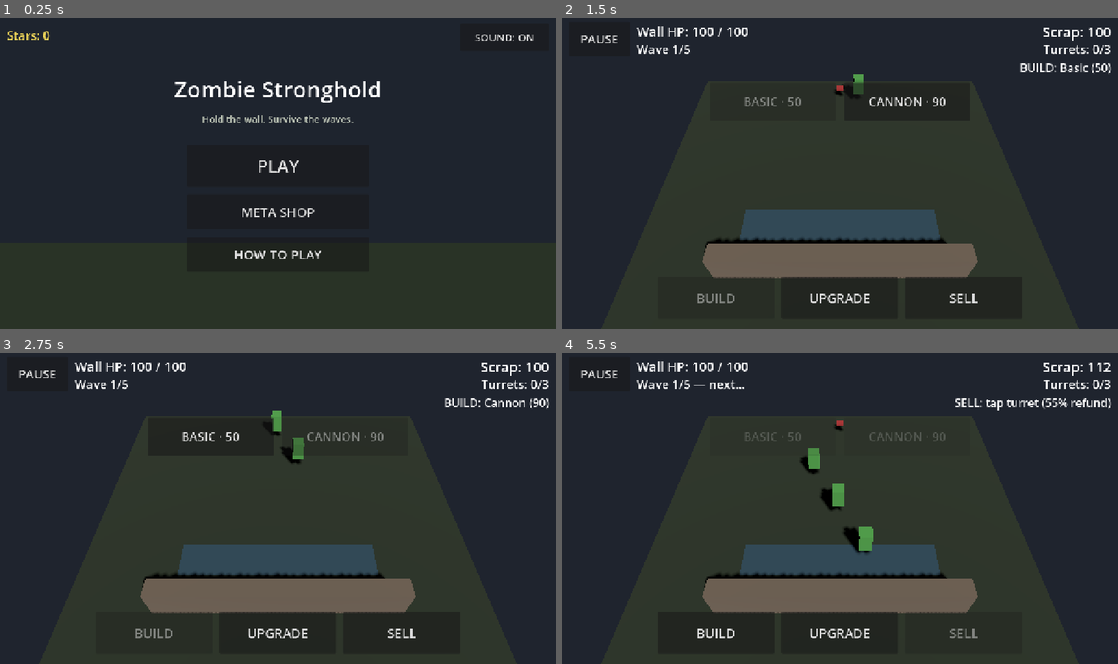
Above: before the commit, frames 1-4 (two rows, left to right).
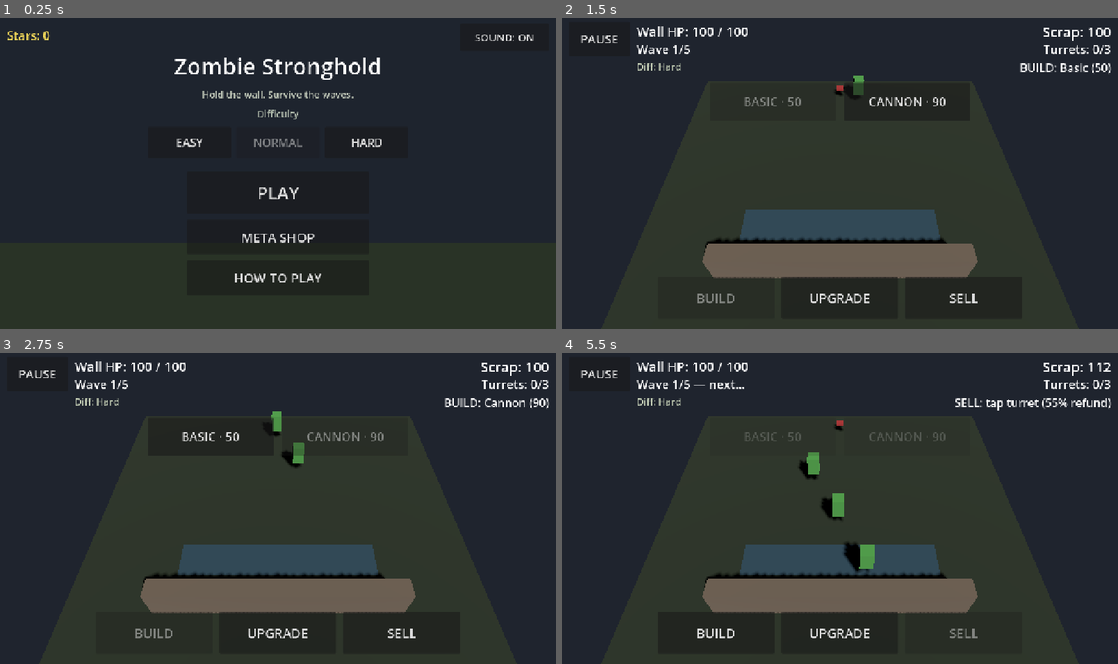
Above: after the commit, the same moments.

Repository: moistrenko/Zombie-Stronghold
Game: Godot game, scene res://scenes/menus/main_menu.tscn
Two runs of this game, one before a commit and one after it. Both use one fixed random seed, a clock stepped at 60 frames per second and the inputs below.
Inputs (mouse positions are in pixels of both pictures, inside the frame that each line leads up to):
- Up to frame 1 (0.25 s): no input
- Up to frame 2 (1.5 s): click (928, 142) at 0.5 s, where only the run after the commit has a clickable "HARD"; click "PLAY" at 1.25 s
- Up to frame 3 (2.75 s): click "CANNON · 90" at 2 s
- Up to frame 4 (5.5 s): click "BASIC · 50" at 2.75 s; click "UPGRADE" at 3.5 s; click "BUILD" at 4.25 s; click "SELL" at 5 s

The runs differ from the first frame. In frame 1, 3.4% of the frame differs, in the area x 31-69%, y 12-86%; in frame 2, 0.1%; in frame 3, 0.2%; in frame 4, 1.1%.

Commit message:
update logic

Diff:
--- a/project.godot
+++ b/project.godot
@@ -19,21 +19,28 @@
 run/main_scene="res://scenes/menus/main_menu.tscn"
 config/features=PackedStringArray("4.7", "Mobile")
 config/icon="res://icon.svg"
+; TODO(STAGE18): Android/iOS package still placeholder com.yourstudio.zombiestronghold
+; Decide final reverse-DNS BEFORE first Play upload — see docs/package_id.md
+; (Godot stores Android unique name in export_presets.cfg, not here.)
 
 [autoload]
 
 Sfx="*res://scripts/autoload/sfx.gd"
 MetaProgress="*res://scripts/autoload/meta_progress.gd"
+DifficultySettings="*res://scripts/autoload/difficulty_settings.gd"
 
 [display]
 
 window/size/viewport_width=1280
 window/size/viewport_height=720
+window/handheld/orientation=0
 window/stretch/mode="canvas_items"
 window/stretch/aspect="expand"
 
 [input_devices]
 
+; Keep ScreenTouch and mouse paths separate so ghost press/release
+; is not double-fired by emulated mouse on Android.
 pointing/emulate_mouse_from_touch=false
 
 [rendering]
--- a/scenes/battle/battle.tscn
+++ b/scenes/battle/battle.tscn
@@ -104,6 +104,15 @@
 offset_bottom = 100.0
 theme_override_font_sizes/font_size = 28
 text = "Wave 1/3"
+
+[node name="DifficultyLabel" type="Label" parent="HUD"]
+offset_left = 172.0
+offset_top = 100.0
+offset_right = 520.0
+offset_bottom = 136.0
+theme_override_font_sizes/font_size = 22
+theme_override_colors/font_color = Color(0.78, 0.82, 0.72, 1)
+text = "Diff: Normal"
 
 [node name="ScrapLabel" type="Label" parent="HUD"]
 anchors_preset = 1
@@ -300,12 +309,12 @@
 anchor_right = 0.5
 anchor_bottom = 0.5
 offset_left = -220.0
-offset_top = -220.0
+offset_top = -250.0
 offset_right = 220.0
-offset_bottom = 220.0
-grow_horizontal = 2
-grow_vertical = 2
-theme_override_constants/separation = 20
+offset_bottom = 250.0
+grow_horizontal = 2
+grow_vertical = 2
+theme_override_constants/separation = 18
 alignment = 1
 
 [node name="PauseTitle" type="Label" parent="HUD/PauseOverlay/Center"]
@@ -314,6 +323,13 @@
 text = "PAUSED"
 horizontal_alignment = 1
 
+[node name="DifficultyLabel" type="Label" parent="HUD/PauseOverlay/Center"]
+layout_mode = 2
+theme_override_font_sizes/font_size = 26
+theme_override_colors/font_color = Color(0.78, 0.82, 0.72, 1)
+text = "Difficulty: Normal"
+horizontal_alignment = 1
+
 [node name="ResumeButton" type="Button" parent="HUD/PauseOverlay/Center"]
 custom_minimum_size = Vector2(360, 80)
 layout_mode = 2
--- a/scenes/menus/main_menu.tscn
+++ b/scenes/menus/main_menu.tscn
@@ -50,13 +50,13 @@
 anchor_top = 0.5
 anchor_right = 0.5
 anchor_bottom = 0.5
-offset_left = -280.0
-offset_top = -280.0
-offset_right = 280.0
-offset_bottom = 280.0
-grow_horizontal = 2
-grow_vertical = 2
-theme_override_constants/separation = 18
+offset_left = -300.0
+offset_top = -340.0
+offset_right = 300.0
+offset_bottom = 340.0
+grow_horizontal = 2
+grow_vertical = 2
+theme_override_constants/separation = 14
 alignment = 1
 
 [node name="Title" type="Label" parent="Center"]
@@ -72,8 +72,43 @@
 text = "Hold the wall. Survive the waves."
 horizontal_alignment = 1
 
+[node name="DiffLabel" type="Label" parent="Center"]
+layout_mode = 2
+theme_override_font_sizes/font_size = 22
+theme_override_colors/font_color = Color(0.7, 0.74, 0.68, 1)
+text = "Difficulty"
+horizontal_alignment = 1
+
+[node name="DiffBar" type="HBoxContainer" parent="Center"]
+custom_minimum_size = Vector2(0, 72)
+layout_mode = 2
+theme_override_constants/separation = 12
+alignment = 1
+
+[node name="BtnEasy" type="Button" parent="Center/DiffBar"]
+custom_minimum_size = Vector2(160, 72)
+layout_mode = 2
+size_flags_horizontal = 3
+theme_override_font_sizes/font_size = 26
+text = "EASY"
+
+[node name="BtnNormal" type="Button" parent="Center/DiffBar"]
+custom_minimum_size = Vector2(160, 72)
+layout_mode = 2
+size_flags_horizontal = 3
+theme_override_font_sizes/font_size = 26
+disabled = true
+text = "NORMAL"
+
+[node name="BtnHard" type="Button" parent="Center/DiffBar"]
+custom_minimum_size = Vector2(160, 72)
+layout_mode = 2
+size_flags_horizontal = 3
+theme_override_font_sizes/font_size = 26
+text = "HARD"
+
 [node name="Spacer" type="Control" parent="Center"]
-custom_minimum_size = Vector2(0, 8)
+custom_minimum_size = Vector2(0, 4)
 layout_mode = 2
 
 [node name="PlayButton" type="Button" parent="Center"]
@@ -137,9 +172,9 @@
 anchor_right = 0.5
 anchor_bottom = 0.5
 offset_left = -360.0
-offset_top = -260.0
+offset_top = -290.0
 offset_right = 360.0
-offset_bottom = 260.0
+offset_bottom = 290.0
 grow_horizontal = 2
 grow_vertical = 2
 
@@ -167,11 +202,12 @@
 layout_mode = 2
 size_flags_vertical = 3
 theme_override_font_sizes/font_size = 22
-text = "• Earn Scrap from kills; place turrets (max 3, or 4 with meta).
+text = "• Pick Easy / Normal / Hard on the menu (saved for next launch).
+• Earn Scrap from kills; place turrets (max 3, or 4 with meta).
 • BUILD / UPGRADE / SELL modes on the battle HUD.
 • Survive 5 waves (Brute on 4–5) to win.
 • Earn Stars on win/lose; spend them in META SHOP.
-• Reset Meta in the shop clears Stars + upgrades (user://)."
+• Reset Meta in the shop clears Stars + upgrades (not difficulty)."
 autowrap_mode = 3
 
 [node name="CloseButton" type="Button" parent="HowToOverlay/Panel/VBox"]
--- /dev/null
+++ b/scripts/autoload/difficulty_settings.gd
@@ -0,0 +1,121 @@
+extends Node
+
+## Run difficulty (Easy / Normal / Hard). Persist last pick across launches.
+## Battle reads multipliers; meta upgrades stack on top.
+## Save: user://difficulty.cfg — independent of MetaProgress reset.
+
+const SAVE_PATH := "user://difficulty.cfg"
+const SECTION := "settings"
+
+signal changed
+
+enum Difficulty { EASY, NORMAL, HARD }
+
+const LABELS := {
+	Difficulty.EASY: "Easy",
+	Difficulty.NORMAL: "Normal",
+	Difficulty.HARD: "Hard",
+}
+
+## Final multipliers (documented in docs/stage19.md).
+const HP_MULT := {
+	Difficulty.EASY: 0.85,
+	Difficulty.NORMAL: 1.0,
+	Difficulty.HARD: 1.25,
+}
+const SPEED_MULT := {
+	Difficulty.EASY: 0.9,
+	Difficulty.NORMAL: 1.0,
+	Difficulty.HARD: 1.1,
+}
+const CONTACT_MULT := {
+	Difficulty.EASY: 0.85,
+	Difficulty.NORMAL: 1.0,
+	Difficulty.HARD: 1.2,
+}
+const SCRAP_REWARD_MULT := {
+	Difficulty.EASY: 1.1,
+	Difficulty.NORMAL: 1.0,
+	Difficulty.HARD: 0.9,
+}
+## Easy only: breathing room at run start (meta start-scrap stacks on top).
+const START_SCRAP_BONUS := {
+	Difficulty.EASY: 25,
+	Difficulty.NORMAL: 0,
+	Difficulty.HARD: 0,
+}
+const STARS_VICTORY_MULT := {
+	Difficulty.EASY: 0.85,
+	Difficulty.NORMAL: 1.0,
+	Difficulty.HARD: 1.15,
+}
+const STARS_DEFEAT_MULT := {
+	Difficulty.EASY: 0.85,
+	Difficulty.NORMAL: 1.0,
+	Difficulty.HARD: 1.1,
+}
+
+var current: Difficulty = Difficulty.NORMAL
+
+
+func _ready() -> void:
+	load_save()
+
+
+func load_save() -> void:
+	var cfg := ConfigFile.new()
+	var err := cfg.load(SAVE_PATH)
+	if err != OK:
+		current = Difficulty.NORMAL
+		return
+	var raw := int(cfg.get_value(SECTION, "difficulty", int(Difficulty.NORMAL)))
+	if raw < 0 or raw > int(Difficulty.HARD):
+		current = Difficulty.NORMAL
+	else:
+		current = raw as Difficulty
+
+
+func save() -> void:
+	var cfg := ConfigFile.new()
+	cfg.set_value(SECTION, "difficulty", int(current))
+	cfg.save(SAVE_PATH)
+
+
+func set_difficulty(value: Difficulty) -> void:
+	if current == value:
+		return
+	current = value
+	save()
+	changed.emit()
+
+
+func label() -> String:
+	return str(LABELS.get(current, "Normal"))
+
+
+func get_enemy_hp_mult() -> float:
+	return float(HP_MULT.get(current, 1.0))
+
+
+func get_enemy_speed_mult() -> float:
+	return float(SPEED_MULT.get(current, 1.0))
+
+
+func get_contact_dmg_mult() -> float:
+	return float(CONTACT_MULT.get(current, 1.0))
+
+
+func get_scrap_reward_mult() -> float:
+	return float(SCRAP_REWARD_MULT.get(current, 1.0))
+
+
+func get_start_scrap_bonus() -> int:
+	return int(START_SCRAP_BONUS.get(current, 0))
+
+
+func scale_stars(base_amount: int, is_win: bool) -> int:
+	if base_amount <= 0:
+		return 0
+	var mult := float(STARS_VICTORY_MULT.get(current, 1.0)) if is_win \
+			else float(STARS_DEFEAT_MULT.get(current, 1.0))
+	return maxi(1, int(floor(float(base_amount) * mult)))
--- a/scripts/battle/battle.gd
+++ b/scripts/battle/battle.gd
@@ -35,6 +35,7 @@
 @onready var spawn_point: Marker3D = $SpawnPoint
 @onready var hp_label: Label = $HUD/HpLabel
 @onready var wave_label: Label = $HUD/WaveLabel
+@onready var difficulty_label: Label = $HUD/DifficultyLabel
 @onready var scrap_label: Label = $HUD/ScrapLabel
 @onready var turrets_label: Label = $HUD/TurretsLabel
 @onready var selected_label: Label = $HUD/SelectedLabel
@@ -51,6 +52,7 @@
 @onready var result_menu_button: Button = $HUD/ResultOverlay/Center/MenuButton
 @onready var pause_button: Button = $HUD/PauseButton
 @onready var pause_overlay: Control = $HUD/PauseOverlay
+@onready var pause_diff_label: Label = $HUD/PauseOverlay/Center/DifficultyLabel
 @onready var resume_button: Button = $HUD/PauseOverlay/Center/ResumeButton
 @onready var pause_restart_button: Button = $HUD/PauseOverlay/Center/RestartButton
 @onready var pause_menu_button: Button = $HUD/PauseOverlay/Center/MenuButton
@@ -87,6 +89,7 @@
 	_turrets_label_base_modulate = turrets_label.modulate
 	_scrap_label_base_modulate = scrap_label.modulate
 	_apply_meta_bonuses()
+	_apply_difficulty_bonuses()
 	_scrap = start_scrap
 	result_overlay.visible = false
 	pause_overlay.visible = false
@@ -103,6 +106,7 @@
 	btn_mode_build.pressed.connect(_on_mode_build)
 	btn_mode_upgrade.pressed.connect(_on_mode_upgrade)
 	btn_mode_sell.pressed.connect(_on_mode_sell)
+	_refresh_difficulty_labels()
 	_refresh_pause_mute_label()
 	_setup_ghost()
 	_refresh_mode_ui()
@@ -657,6 +661,23 @@
 		wall.apply_max_hp_bonus(MetaProgress.get_wall_hp_bonus())
 
 
+func _apply_difficulty_bonuses() -> void:
+	# Easy start-scrap bonus stacks after meta. Enemy stats applied at spawn.
+	if DifficultySettings == null:
+		return
+	start_scrap += DifficultySettings.get_start_scrap_bonus()
+
+
+func _refresh_difficulty_labels() -> void:
+	var name := "Normal"
+	if DifficultySettings:
+		name = DifficultySettings.label()
+	if difficulty_label:
+		difficulty_label.text = "Diff: %s" % name
+	if pause_diff_label:
+		pause_diff_label.text = "Difficulty: %s" % name
+
+
 func _apply_meta_damage_to_turret(turret: Node3D) -> void:
 	if _turret_damage_mult <= 1.0001:
 		return
@@ -676,6 +697,8 @@
 		earned = MetaProgress.calc_victory_stars(ratio)
 	else:
 		earned = MetaProgress.calc_defeat_stars(maxi(1, _current_wave))
+	if DifficultySettings:
+		earned = DifficultySettings.scale_stars(earned, is_win)
 	MetaProgress.add_stars(earned)
 	return earned
 
--- a/scripts/battle/wave_manager.gd
+++ b/scripts/battle/wave_manager.gd
@@ -101,6 +101,8 @@
 		return
 
 	var enemy: Node3D = scene.instantiate()
+	# Apply difficulty before add_child so zombie._ready uses scaled max_hp.
+	_apply_difficulty_stats(enemy)
 	_spawn_parent.add_child(enemy)
 
 	var offset_x := randf_range(-spawn_x_spread, spawn_x_spread)
@@ -114,5 +116,22 @@
 		enemy.killed.connect(_on_enemy_killed)
 
 
+func _apply_difficulty_stats(enemy: Node3D) -> void:
+	if DifficultySettings == null:
+		return
+	var hp_m := DifficultySettings.get_enemy_hp_mult()
+	var spd_m := DifficultySettings.get_enemy_speed_mult()
+	var dmg_m := DifficultySettings.get_contact_dmg_mult()
+	var scrap_m := DifficultySettings.get_scrap_reward_mult()
+	if "max_hp" in enemy:
+		enemy.set("max_hp", maxi(1, int(round(float(enemy.get("max_hp")) * hp_m))))
+	if "move_speed" in enemy:
+		enemy.set("move_speed", maxf(0.1, float(enemy.get("move_speed")) * spd_m))
+	if "contact_damage" in enemy:
+		enemy.set("contact_damage", maxi(1, int(round(float(enemy.get("contact_damage")) * dmg_m))))
+	if "scrap_reward" in enemy:
+		enemy.set("scrap_reward", maxi(1, int(round(float(enemy.get("scrap_reward")) * scrap_m))))
+
+
 func _on_enemy_killed(scrap_amount: int) -> void:
 	enemy_killed.emit(scrap_amount)
--- a/scripts/ui/main_menu.gd
+++ b/scripts/ui/main_menu.gd
@@ -1,6 +1,6 @@
 extends Control
 
-## Touch-friendly main menu: PLAY → battle, meta shop, How to play.
+## Touch-friendly main menu: difficulty select → PLAY → battle, meta shop, How to play.
 
 const BATTLE_SCENE := "res://scenes/battle/battle.tscn"
 
@@ -15,6 +15,9 @@
 @onready var shop_stars_label: Label = $ShopOverlay/Panel/VBox/ShopStars
 @onready var shop_close: Button = $ShopOverlay/Panel/VBox/CloseButton
 @onready var reset_meta_button: Button = $ShopOverlay/Panel/VBox/ResetButton
+@onready var btn_easy: Button = $Center/DiffBar/BtnEasy
+@onready var btn_normal: Button = $Center/DiffBar/BtnNormal
+@onready var btn_hard: Button = $Center/DiffBar/BtnHard
 
 var _upgrade_buttons: Dictionary = {}
 
@@ -29,11 +32,17 @@
 	shop_close.pressed.connect(_on_shop_close)
 	reset_meta_button.pressed.connect(_on_reset_meta)
 	mute_button.pressed.connect(_on_mute_pressed)
+	btn_easy.pressed.connect(_on_diff_pressed.bind(DifficultySettings.Difficulty.EASY))
+	btn_normal.pressed.connect(_on_diff_pressed.bind(DifficultySettings.Difficulty.NORMAL))
+	btn_hard.pressed.connect(_on_diff_pressed.bind(DifficultySettings.Difficulty.HARD))
 	_bind_upgrade_buttons()
 	if MetaProgress:
 		MetaProgress.changed.connect(_refresh_meta_ui)
+	if DifficultySettings:
+		DifficultySettings.changed.connect(_refresh_diff_ui)
 	_refresh_mute_label()
 	_refresh_meta_ui()
+	_refresh_diff_ui()
 
 
 func _bind_upgrade_buttons() -> void:
@@ -48,6 +57,13 @@
 
 func _on_play_pressed() -> void:
 	get_tree().change_scene_to_file(BATTLE_SCENE)
+
+
+func _on_diff_pressed(diff: DifficultySettings.Difficulty) -> void:
+	if DifficultySettings == null:
+		return
+	DifficultySettings.set_difficulty(diff)
+	_refresh_diff_ui()
 
 
 func _on_shop_pressed() -> void:
@@ -99,6 +115,15 @@
 	mute_button.text = "SOUND: OFF" if muted else "SOUND: ON"
 
 
+func _refresh_diff_ui() -> void:
+	var current := DifficultySettings.Difficulty.NORMAL
+	if DifficultySettings:
+		current = DifficultySettings.current
+	btn_easy.disabled = current == DifficultySettings.Difficulty.EASY
+	btn_normal.disabled = current == DifficultySettings.Difficulty.NORMAL
+	btn_hard.disabled = current == DifficultySettings.Difficulty.HARD
+
+
 func _refresh_meta_ui() -> void:
 	var star_count := 0
 	if MetaProgress:
Not shown, added: builds/.gdignore
Not shown, changed: export_presets.cfg
Not shown, changed: .gitignore
Not shown, changed: README.md
Not shown, changed: docs/mvp_checklist.md
Not shown, changed: docs/stage17.md
Not shown, changed: docs/stage18_android_aab.md
Not shown, added: docs/stage19.md
